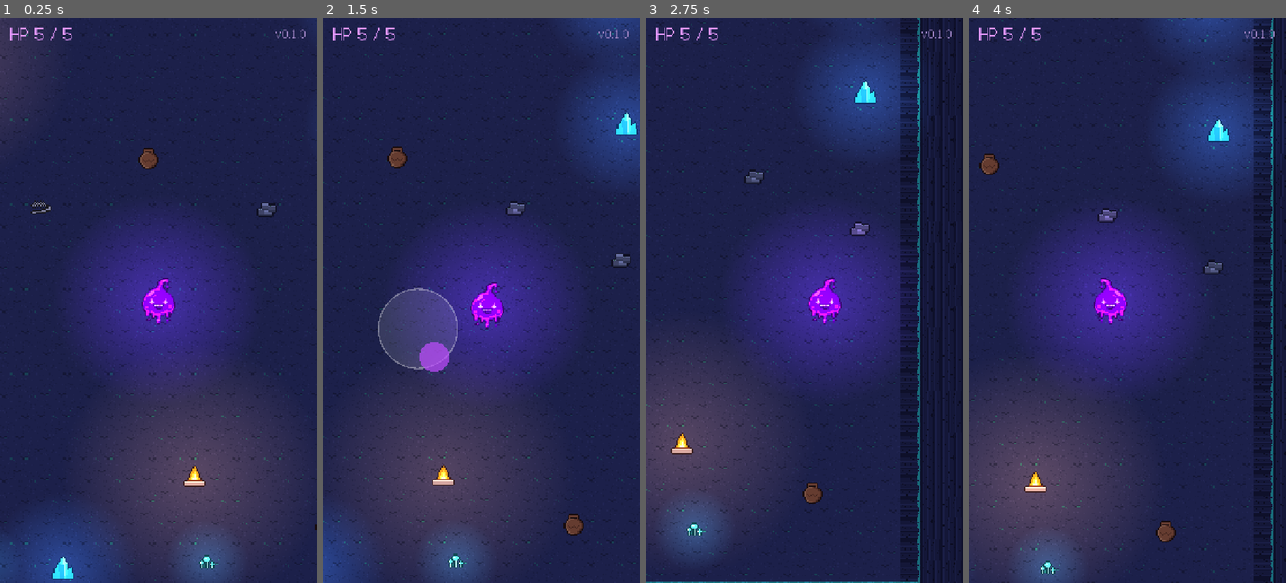
Above: before the commit, frames 1-4 (left to right).
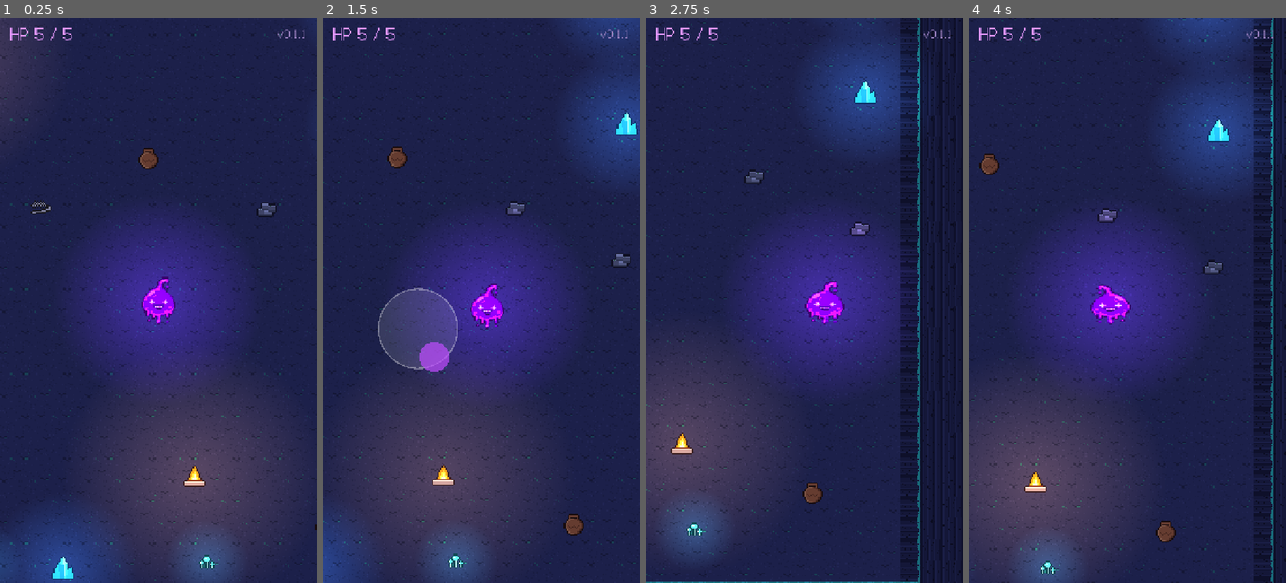
Above: after the commit, the same moments.

Repository: jaehyo-dev/code-red
Game: Godot game, scene res://scenes/main.tscn
The game is run twice, just before and just after one commit, with the same random seed, the same clock (stepped at 60 frames per second) and the same inputs.
Inputs (mouse positions are in pixels of both pictures, inside the frame that each line leads up to):
- Up to frame 1 (0.25 s): no input
- Up to frame 2 (1.5 s): move the mouse to (551, 272) at 0.52 s; hold Right (ui_right) 0.53-1.25 s; click (551, 272) at 0.67 s; drag from (418, 328) to (465, 413) at 1.27 s
- Up to frame 3 (2.75 s): move the mouse to (836, 176) at 2.02 s; hold Right (ui_right) from 2.03 s (still down)
- Up to frame 4 (4 s): release Right (ui_right) at 2.75 s; drag from (1111, 413) to (1032, 215) at 2.77 s; move the mouse to (1222, 385) at 3.52 s; hold Left (ui_left) from 3.53 s (still down)

The runs differ from the first frame. In frame 1, 0.2% of the frame differs, in the area x 44-97%, y 2-54%; in frame 2, 0.3%; in frame 3, 0.5%; in frame 4, 0.5%, in the area x 38-97%, y 2-54%.

Commit message:
v0.1.1: 몸 공격(촉수)과 슬라임 모션, 점액탄 제거, 계획 수정
Co-Authored-By: Claude Sonnet 5.5 <noreply@anthropic.com>

Diff:
--- a/project.godot
+++ b/project.godot
@@ -7,7 +7,7 @@
 
 config/name="코드:레드"
 config/description="보라색 슬라임 돌연변이가 무엇이든 삼켜 무기로 쓰는 모바일 웨이브 서바이벌"
-config/version="0.1.0"
+config/version="0.1.1"
 run/main_scene="res://scenes/main.tscn"
 config/features=PackedStringArray("4.7", "GL Compatibility")
 boot_splash/bg_color=Color(0.08, 0.03, 0.12, 1)
--- a/scripts/balance.gd
+++ b/scripts/balance.gd
@@ -26,13 +26,42 @@
 ## 슬라임에게서 이 거리 이상 떨어진 곳에서 나타남
 const ENEMY_SPAWN_MIN_DIST := 520.0
 
-# --- 자동 공격: 점액탄 ---
-const ATTACK_INTERVAL := 0.45
-const ATTACK_RANGE := 440.0
-const GLOB_SPEED := 560.0
-const GLOB_DAMAGE := 1
-const GLOB_RADIUS := 9.0
-const GLOB_LIFETIME := 1.2
+# --- 몸 공격 (촉수 휘두르기): 준비(웅크림) → 타격 → 복귀 → 쿨다운 ---
+## 가장 가까운 적이 이 거리(슬라임 중심 기준) 안에 들어오면 공격을 시작한다
+const MELEE_RANGE := 130.0
+## 촉수가 닿는 거리. 적의 반지름만큼 더해서 판정한다
+const MELEE_REACH := 130.0
+## 타격 부채꼴 절반 각도(도). 촉수가 이 범위를 쓸고 지나간다
+const MELEE_HALF_ARC_DEG := 55.0
+const MELEE_DAMAGE := 2
+## 맞은 적이 밀려나는 거리
+const MELEE_KNOCKBACK := 24.0
+const ATTACK_WINDUP := 0.18
+const ATTACK_STRIKE := 0.14
+const ATTACK_RECOVER := 0.22
+const ATTACK_COOLDOWN := 0.25
+## 맞은 적이 하얗게 번쩍이는 시간
+const HIT_FLASH := 0.1
+
+# --- 슬라임 모션 (늘어남·찌그러짐 비율. 0.2 = 20%) ---
+const BREATH_SPEED := 2.6
+const BREATH_AMOUNT := 0.04
+## 이동 방향으로 늘어나는 정도 / 수직으로 줄어드는 정도
+const MOVE_STRETCH := 0.18
+const MOVE_SQUASH := 0.10
+## 이동 속도를 따라가는 부드러움 (클수록 빨리 따라감)
+## 가속·감속(관성)이 변형에 미치는 정도
+const MOVE_INERTIA := 0.015
+const MOVE_FOLLOW := 10.0
+## 늘어남·찌그러짐 스프링: 강성, 감쇠 (감쇠가 작을수록 많이 출렁임)
+const SPRING_STIFFNESS := 220.0
+const SPRING_DAMPING := 14.0
+## 공격 준비(웅크림) / 타격(늘어남) 자세
+const WINDUP_POSE := Vector2(0.22, -0.28)
+const STRIKE_POSE := Vector2(-0.10, 0.18)
+## 맞았을 때 스프링에 주는 충격 (옆으로 퍼지고 납작해짐)
+const HIT_KICK := Vector2(9.0, -9.0)
+const PLAYER_FLASH := 0.12
 
 # --- 조작·카메라 ---
 const JOYSTICK_RADIUS := 90.0
--- a/scripts/game/enemy.gd
+++ b/scripts/game/enemy.gd
@@ -7,16 +7,21 @@
 
 var target: Player
 var hp := Balance.ENEMY_HP
+var _sprite: Sprite2D
+var _flash := 0.0
 
 
 func _ready() -> void:
 	add_to_group("enemies")
-	add_child(Art.sprite("enemy"))
+	_sprite = Art.sprite("enemy")
+	add_child(_sprite)
 	# 어두운 바닥에서도 구분되도록 주황빛 작은 조명 (스프라이트에도 밝은 외곽선이 있음)
 	add_child(Art.light(Color(1.0, 0.55, 0.3), 110.0, 0.7))
 
 
 func _process(delta: float) -> void:
+	_flash = maxf(0.0, _flash - delta)
+	_sprite.modulate = Color(2.5, 2.5, 2.5) if _flash > 0.0 else Color.WHITE
 	if target == null or target.dead:
 		return
 	var to_target := target.position - position
@@ -25,8 +30,11 @@
 		target.hit(Balance.ENEMY_DAMAGE)
 
 
-func take_damage(amount: int) -> void:
+## 피해를 받는다. from_dir 방향으로 조금 밀려나고 하얗게 번쩍인다.
+func take_damage(amount: int, from_dir := Vector2.ZERO) -> void:
 	hp -= amount
+	_flash = Balance.HIT_FLASH
+	position += from_dir * Balance.MELEE_KNOCKBACK
 	if hp <= 0:
 		died.emit()
 		queue_free()
--- a/scripts/game/glob.gd
+++ /dev/null
@@ -1,25 +0,0 @@
-class_name Glob
-extends Node2D
-## 슬라임이 쏘는 점액탄. 적에게 닿거나 벽에 닿거나 시간이 다 되면 사라진다.
-
-var direction := Vector2.RIGHT
-var arena: Arena
-var _life := Balance.GLOB_LIFETIME
-
-
-func _ready() -> void:
-	add_child(Art.sprite("glob"))
-	add_child(Art.light(Color(0.8, 0.3, 1.0), 90.0, 0.8))
-
-
-func _process(delta: float) -> void:
-	position += direction * Balance.GLOB_SPEED * delta
-	_life -= delta
-	if _life <= 0.0 or not arena.floor_rect().has_point(position):
-		queue_free()
-		return
-	for e: Enemy in get_tree().get_nodes_in_group("enemies"):
-		if position.distance_to(e.position) <= Balance.GLOB_RADIUS + Balance.ENEMY_RADIUS:
-			e.take_damage(Balance.GLOB_DAMAGE)
-			queue_free()
-			return
--- a/scripts/game/player.gd
+++ b/scripts/game/player.gd
@@ -1,6 +1,7 @@
 class_name Player
 extends Node2D
-## 보라 슬라임 (1단계). 입력 방향으로 움직이고, 가까운 적에게 점액탄을 자동으로 쏜다.
+## 보라 슬라임 (1단계). 입력 방향으로 움직이고, 가까운 적이 있으면 촉수를 휘둘러 공격한다.
+## 총알은 없다: 원거리 공격은 삼킨 아이템에서만 나온다 (v0.3.0).
 
 signal hp_changed(hp: int)
 signal died
@@ -11,13 +12,29 @@
 var hp := Balance.PLAYER_HP
 var dead := false
 var _invuln := 0.0
-var _attack_cd := 0.0
+var _flash := 0.0
+var _aim := 0.0  # 공격 방향 (라디안)
+var _attack := AttackCycle.new()
+var _motion := SlimeMotion.new()
+var _body: Node2D  # 발 기준으로 늘어나고 줄어드는 몸
 var _sprite: Sprite2D
+var _tentacle: Sprite2D
 
 
 func _ready() -> void:
+	# 촉수가 몸 뒤에서 뻗어 나오도록 먼저 추가
+	_tentacle = Art.sprite("tentacle")
+	_tentacle.centered = false
+	_tentacle.offset = Vector2(0, -_tentacle.texture.get_height() / 2.0)
+	_tentacle.visible = false
+	add_child(_tentacle)
 	_sprite = Art.sprite("slime")
-	add_child(_sprite)
+	var half_h := _sprite.texture.get_height() / 2.0
+	_sprite.position = Vector2(0, -half_h)
+	_body = Node2D.new()
+	_body.position = Vector2(0, half_h)  # 발이 노드 위치 아래에 오도록 (중심은 그대로)
+	_body.add_child(_sprite)
+	add_child(_body)
 	add_child(Art.light(Color(0.75, 0.25, 1.0), 240.0, 1.1))
 
 
@@ -25,27 +42,54 @@
 	if dead:
 		return
 	_invuln = maxf(0.0, _invuln - delta)
-	# 맞은 직후 깜빡임
-	_sprite.visible = _invuln <= 0.0 or int(_invuln * 14.0) % 2 == 0
+	_flash = maxf(0.0, _flash - delta)
+	# 피격: 번쩍임, 이후 무적 시간 동안 반투명 깜빡임
+	if _flash > 0.0:
+		_body.modulate = Color(2.5, 2.5, 2.5)
+	else:
+		_body.modulate = Color(1, 1, 1, 0.5 if _invuln > 0.0 and int(_invuln * 14.0) % 2 == 1 else 1.0)
 	position = arena.clamp_inside(position + move_input * Balance.PLAYER_SPEED * delta, Balance.PLAYER_RADIUS)
 	if move_input.x != 0.0:
 		_sprite.flip_h = move_input.x < 0.0
-	_attack_cd -= delta
-	if _attack_cd <= 0.0:
-		_fire()
+	_update_attack(delta)
+	_body.scale = _motion.update(delta, move_input, _attack.phase, _attack.progress())
 
 
-func _fire() -> void:
+func _update_attack(delta: float) -> void:
 	var points: Array = get_tree().get_nodes_in_group("enemies").map(func(e: Node2D): return e.position)
-	var target: Variant = Targeting.nearest(position, points, Balance.ATTACK_RANGE)
-	if target == null:
-		return
-	_attack_cd = Balance.ATTACK_INTERVAL
-	var g := Glob.new()
-	g.arena = arena
-	g.position = position
-	g.direction = (target - position).normalized()
-	get_parent().add_child(g)
+	var target: Variant = Targeting.nearest(position, points, Balance.MELEE_RANGE)
+	# 준비 중에는 가장 가까운 적을 따라 조준하고, 타격이 시작되면 방향을 고정한다
+	if target != null and _attack.phase in [AttackCycle.Phase.IDLE, AttackCycle.Phase.WINDUP]:
+		_aim = (target - position).angle()
+		_sprite.flip_h = cos(_aim) < 0.0
+	if _attack.update(delta, target != null):
+		_strike()
+	_pose_tentacle()
+
+
+## 타격 순간: 부채꼴 안의 모든 적에게 피해
+func _strike() -> void:
+	var dir := Vector2.from_angle(_aim)
+	for e: Enemy in get_tree().get_nodes_in_group("enemies"):
+		if Targeting.in_cone(position, dir, e.position, Balance.MELEE_REACH + Balance.ENEMY_RADIUS, deg_to_rad(Balance.MELEE_HALF_ARC_DEG)):
+			e.take_damage(Balance.MELEE_DAMAGE, dir)
+
+
+## 촉수 모양: 준비 때 몸 옆에서 살짝 말려 나오고, 타격 때 부채꼴을 쓸며 뻗고, 복귀 때 움츠러든다
+func _pose_tentacle() -> void:
+	var arc := deg_to_rad(Balance.MELEE_HALF_ARC_DEG)
+	var p := _attack.progress()
+	match _attack.phase:
+		AttackCycle.Phase.WINDUP:
+			_tentacle.rotation = _aim - arc
+			_tentacle.scale = Vector2(0.15 + 0.25 * p, 1.0)
+		AttackCycle.Phase.STRIKE:
+			_tentacle.rotation = _aim + lerpf(-arc, arc, p)
+			_tentacle.scale = Vector2(lerpf(0.4, 1.0, p), 1.0)
+		AttackCycle.Phase.RECOVER:
+			_tentacle.rotation = _aim + arc
+			_tentacle.scale = Vector2(1.0 - p, 1.0)
+	_tentacle.visible = _attack.phase != AttackCycle.Phase.IDLE
 
 
 ## 피해를 받는다. 무적 시간 중이면 무시.
@@ -54,9 +98,11 @@
 		return
 	hp = maxi(0, hp - amount)
 	_invuln = Balance.PLAYER_INVULN
+	_flash = Balance.PLAYER_FLASH
+	_motion.hit_kick()
 	hp_changed.emit(hp)
 	if hp == 0:
 		dead = true
-		_sprite.visible = true
-		_sprite.modulate = Color(1, 1, 1, 0.4)
+		_tentacle.visible = false
+		_body.modulate = Color(1, 1, 1, 0.4)
 		died.emit()
--- /dev/null
+++ b/scripts/logic/attack_cycle.gd
@@ -0,0 +1,57 @@
+class_name AttackCycle
+extends RefCounted
+## 몸 공격의 시간 흐름: 대기 → 준비(웅크림) → 타격 → 복귀 → 쿨다운. 화면과 분리된 상태 기계.
+
+enum Phase { IDLE, WINDUP, STRIKE, RECOVER }
+
+var phase := Phase.IDLE
+var _t := 0.0
+var _cooldown := 0.0
+var _hit_done := false
+
+
+## delta만큼 진행한다. 타격이 맞는 순간(타격 단계의 중간) 한 프레임만 true.
+func update(delta: float, has_target: bool) -> bool:
+	var landed := false
+	match phase:
+		Phase.IDLE:
+			_cooldown = maxf(0.0, _cooldown - delta)
+			if has_target and _cooldown <= 0.0:
+				_enter(Phase.WINDUP)
+		Phase.WINDUP:
+			_t += delta
+			if _t >= Balance.ATTACK_WINDUP:
+				_enter(Phase.STRIKE)
+		Phase.STRIKE:
+			_t += delta
+			if not _hit_done and _t >= Balance.ATTACK_STRIKE * 0.5:
+				_hit_done = true
+				landed = true
+			if _t >= Balance.ATTACK_STRIKE:
+				_enter(Phase.RECOVER)
+		Phase.RECOVER:
+			_t += delta
+			if _t >= Balance.ATTACK_RECOVER:
+				_cooldown = Balance.ATTACK_COOLDOWN
+				_enter(Phase.IDLE)
+	return landed
+
+
+## 현재 단계의 진행도 0~1
+func progress() -> float:
+	var d := _duration()
+	return 1.0 if d <= 0.0 else clampf(_t / d, 0.0, 1.0)
+
+
+func _duration() -> float:
+	match phase:
+		Phase.WINDUP: return Balance.ATTACK_WINDUP
+		Phase.STRIKE: return Balance.ATTACK_STRIKE
+		Phase.RECOVER: return Balance.ATTACK_RECOVER
+	return 0.0
+
+
+func _enter(p: Phase) -> void:
+	phase = p
+	_t = 0.0
+	_hit_done = false
--- /dev/null
+++ b/scripts/logic/slime_motion.gd
@@ -0,0 +1,44 @@
+class_name SlimeMotion
+extends RefCounted
+## 슬라임 몸의 늘어남·찌그러짐 계산 (화면과 분리). update()가 스프라이트에 곱할 scale을 돌려준다.
+## 숨쉬기 + 이동 늘어남(스프링이라 멈출 때 찌그러졌다 복귀) + 공격 자세 + 피격 충격.
+
+var _time := 0.0
+var _vel := Vector2.ZERO  # 부드럽게 따라가는 이동 입력
+var _off := Vector2.ZERO  # 스프링 변형량
+var _off_v := Vector2.ZERO
+
+
+## move: 이동 입력(길이 0~1), phase/progress: AttackCycle의 단계와 진행도
+func update(delta: float, move: Vector2, phase: int, progress: float) -> Vector2:
+	delta = minf(delta, 1.0 / 30.0)  # 프레임이 길게 끊겨도 스프링이 튀지 않게
+	_time += delta
+	var old_vel := _vel
+	_vel = _vel.lerp(move, 1.0 - exp(-Balance.MOVE_FOLLOW * delta))
+	var accel := (_vel - old_vel) / delta
+	# 방향이 갑자기 바뀌어도 _vel이 0을 지나며 이어지므로 늘어남이 자연스럽게 바뀐다
+	var ax := absf(_vel.x)
+	var ay := absf(_vel.y)
+	var target := Vector2(
+		Balance.MOVE_STRETCH * ax - Balance.MOVE_SQUASH * ay,
+		Balance.MOVE_STRETCH * ay - Balance.MOVE_SQUASH * ax)
+	# 관성: 멈추거나 꺾을 때 진행 방향이 눌리고 옆으로 퍼진다 (스프링이 출렁이며 복귀)
+	target += Balance.MOVE_INERTIA * (accel - Vector2(absf(accel.y), absf(accel.x)) * 0.6)
+	_off_v += ((target - _off) * Balance.SPRING_STIFFNESS - _off_v * Balance.SPRING_DAMPING) * delta
+	_off += _off_v * delta
+	var breath := sin(_time * Balance.BREATH_SPEED) * Balance.BREATH_AMOUNT
+	var total := _off + _attack_pose(phase, progress) + Vector2(-breath * 0.5, breath)
+	return Vector2(clampf(1.0 + total.x, 0.5, 1.6), clampf(1.0 + total.y, 0.5, 1.6))
+
+
+## 맞았을 때: 스프링에 충격을 줘서 납작하게 찌그러졌다 출렁이며 돌아온다
+func hit_kick() -> void:
+	_off_v += Balance.HIT_KICK
+
+
+func _attack_pose(phase: int, progress: float) -> Vector2:
+	match phase:
+		AttackCycle.Phase.WINDUP: return Balance.WINDUP_POSE * ease(progress, 0.4)
+		AttackCycle.Phase.STRIKE: return Balance.WINDUP_POSE.lerp(Balance.STRIKE_POSE, progress)
+		AttackCycle.Phase.RECOVER: return Balance.STRIKE_POSE.lerp(Vector2.ZERO, ease(progress, 0.5))
+	return Vector2.ZERO
--- a/scripts/logic/targeting.gd
+++ b/scripts/logic/targeting.gd
@@ -13,3 +13,11 @@
 			best_d = d
 			best = p
 	return best
+
+
+## point가 origin에서 dir 방향 부채꼴(반각 half_arc 라디안, 거리 reach 이하) 안에 있는가
+static func in_cone(origin: Vector2, dir: Vector2, point: Vector2, reach: float, half_arc: float) -> bool:
+	var to := point - origin
+	if to.length() > reach:
+		return false
+	return to.length() < 0.001 or absf(dir.angle_to(to)) <= half_arc
--- /dev/null
+++ b/tests/test_motion.gd
@@ -0,0 +1,107 @@
+extends TestCase
+## 몸 공격의 시간 흐름(AttackCycle), 슬라임 모션(SlimeMotion), 부채꼴 판정을 확인한다.
+
+const DT := 1.0 / 60.0
+
+
+func test_공격_단계가_준비_타격_복귀_쿨다운_순서로_돈다() -> void:
+	var c := AttackCycle.new()
+	assert_eq(c.phase, AttackCycle.Phase.IDLE)
+	var seen: Array = []
+	var hits := 0
+	for i in 120:
+		if c.update(DT, true):
+			hits += 1
+		if seen.is_empty() or seen[-1] != c.phase:
+			seen.append(c.phase)
+	assert_eq(seen.slice(0, 5), [AttackCycle.Phase.WINDUP, AttackCycle.Phase.STRIKE, AttackCycle.Phase.RECOVER, AttackCycle.Phase.IDLE, AttackCycle.Phase.WINDUP])
+	# 2초 동안: 한 바퀴 0.79초, 첫 타격 약 0.25초 → 0.25, 1.04, 1.83초에 3번 타격
+	assert_eq(hits, 3, "한 단계에 타격은 한 번")
+
+
+func test_대상이_없으면_공격을_시작하지_않음() -> void:
+	var c := AttackCycle.new()
+	for i in 60:
+		assert_true(not c.update(DT, false))
+	assert_eq(c.phase, AttackCycle.Phase.IDLE)
+
+
+func test_타격은_타격_단계_중간에_한_번만() -> void:
+	var c := AttackCycle.new()
+	var hit_phase := -1
+	for i in 120:
+		if c.update(DT, true):
+			hit_phase = c.phase
+			break
+	assert_eq(hit_phase, AttackCycle.Phase.STRIKE)
+
+
+func test_부채꼴_판정() -> void:
+	var arc := deg_to_rad(55.0)
+	assert_true(Targeting.in_cone(Vector2.ZERO, Vector2.RIGHT, Vector2(100, 0), 130.0, arc), "정면")
+	assert_true(Targeting.in_cone(Vector2.ZERO, Vector2.RIGHT, Vector2(80, 80), 130.0, arc), "45도")
+	assert_true(not Targeting.in_cone(Vector2.ZERO, Vector2.RIGHT, Vector2(0, 100), 130.0, arc), "90도 밖")
+	assert_true(not Targeting.in_cone(Vector2.ZERO, Vector2.RIGHT, Vector2(200, 0), 130.0, arc), "거리 밖")
+	assert_true(not Targeting.in_cone(Vector2.ZERO, Vector2.RIGHT, Vector2(-100, 0), 130.0, arc), "뒤쪽")
+
+
+func test_가만히_있으면_숨쉬듯_조금_늘었다_줄어듦() -> void:
+	var m := SlimeMotion.new()
+	var lo := 9.0
+	var hi := 0.0
+	for i in 300:
+		var s := m.update(DT, Vector2.ZERO, AttackCycle.Phase.IDLE, 0.0)
+		lo = minf(lo, s.y)
+		hi = maxf(hi, s.y)
+	assert_true(hi > 1.02 and lo < 0.98, "세로가 1 위아래로 움직임 %f~%f" % [lo, hi])
+	assert_true(hi < 1.1 and lo > 0.9, "너무 크게 흔들리지 않음")
+
+
+func test_이동하면_가로로_늘어나고_멈추면_찌그러졌다_복귀() -> void:
+	var m := SlimeMotion.new()
+	var widest := 0.0
+	for i in 60:
+		widest = maxf(widest, m.update(DT, Vector2.RIGHT, AttackCycle.Phase.IDLE, 0.0).x)
+	assert_true(widest > 1.12, "진행 방향(가로)으로 늘어남 %f" % widest)
+	var narrowest := 9.0
+	for i in 40:  # 멈춘 뒤: 스프링이 반대로 출렁인다 (가로가 1보다 줄어듦)
+		narrowest = minf(narrowest, m.update(DT, Vector2.ZERO, AttackCycle.Phase.IDLE, 0.0).x)
+	assert_true(narrowest < 0.99, "멈출 때 찌그러짐 %f" % narrowest)
+	var s := Vector2.ZERO
+	for i in 300:
+		s = m.update(DT, Vector2.ZERO, AttackCycle.Phase.IDLE, 0.0)
+	assert_true(absf(s.x - 1.0) < 0.05, "다시 원래 크기로 복귀 %f" % s.x)
+
+
+func test_방향이_갑자기_바뀌어도_프레임마다_크게_튀지_않음() -> void:
+	var m := SlimeMotion.new()
+	for i in 60:
+		m.update(DT, Vector2.RIGHT, AttackCycle.Phase.IDLE, 0.0)
+	var prev := m.update(DT, Vector2.LEFT, AttackCycle.Phase.IDLE, 0.0)
+	var worst := 0.0
+	for i in 60:
+		var s := m.update(DT, Vector2.LEFT if i < 30 else Vector2.UP, AttackCycle.Phase.IDLE, 0.0)
+		worst = maxf(worst, maxf(absf(s.x - prev.x), absf(s.y - prev.y)))
+		prev = s
+	assert_true(worst < 0.07, "한 프레임 변화가 7%% 미만 %f" % worst)
+
+
+func test_공격_준비는_웅크리고_타격은_늘어남() -> void:
+	var m := SlimeMotion.new()
+	var wind := m.update(DT, Vector2.ZERO, AttackCycle.Phase.WINDUP, 1.0)
+	var strike := m.update(DT, Vector2.ZERO, AttackCycle.Phase.STRIKE, 1.0)
+	assert_true(wind.y < 0.8 and wind.x > 1.1, "웅크림: 납작하고 넓게 %s" % wind)
+	assert_true(strike.y > 1.1 and strike.x < 0.95, "타격: 길쭉하게 %s" % strike)
+
+
+func test_피격_충격은_납작하게_찌그러뜨리고_돌아옴() -> void:
+	var m := SlimeMotion.new()
+	m.hit_kick()
+	var flattest := 9.0
+	for i in 15:
+		flattest = minf(flattest, m.update(DT, Vector2.ZERO, AttackCycle.Phase.IDLE, 0.0).y)
+	assert_true(flattest < 0.82, "납작해짐 %f" % flattest)
+	var s := Vector2.ZERO
+	for i in 300:
+		s = m.update(DT, Vector2.ZERO, AttackCycle.Phase.IDLE, 0.0)
+	assert_true(absf(s.y - 1.0) < 0.06, "복귀 %f" % s.y)
--- a/tests/test_stage.gd
+++ b/tests/test_stage.gd
@@ -42,22 +42,33 @@
 	stage.queue_free()
 
 
-func test_적이_생기고_자동_공격이_맞혀_쓰러뜨림() -> void:
+func test_적이_생기고_몸_공격이_맞혀_쓰러뜨림() -> void:
 	var stage := _make_stage()
 	await wait_frames()
 	# 시작하자마자 적이 하나 생긴다 (생성 타이머가 0에서 시작)
 	var enemies := get_tree().get_nodes_in_group("enemies")
 	assert_eq(enemies.size(), 1)
 	var e: Enemy = enemies[0]
-	e.position = stage.player.position + Vector2(200, 0)  # 사거리 안
-	stage.player._fire()
-	assert_eq(stage._world.get_children().filter(func(n): return n is Glob).size(), 1, "점액탄 발사")
-	for i in 240:  # 시간을 흘려 점액탄을 맞힘 (적 hp 3 → 3발)
+	e.target = null  # 적이 움직이지 않게 고정
+	e.position = stage.player.position + Vector2(100, 0)  # 근접 사거리 안
+	for i in 240:  # 시간을 흘려 촉수를 맞힘 (적 hp 3, 피해 2 → 2번)
 		await wait_frames()
 		if not is_instance_valid(e) or e.is_queued_for_deletion():
 			break
-		stage.player._attack_cd = 0.0
-	assert_true(not is_instance_valid(e) or e.is_queued_for_deletion(), "적이 쓰러짐 (hp 3 → 점액탄 3발)")
+	assert_true(not is_instance_valid(e) or e.is_queued_for_deletion(), "적이 쓰러짐 (hp 3, 촉수 피해 2 → 2번)")
+	stage.queue_free()
+
+
+func test_멀리_있는_적에게는_공격하지_않음() -> void:
+	var stage := _make_stage()
+	await wait_frames()
+	var e: Enemy = get_tree().get_nodes_in_group("enemies")[0]
+	e.target = null
+	e.position = stage.player.position + Vector2(Balance.MELEE_RANGE + 60.0, 0)
+	for i in 60:
+		await wait_frames()
+	assert_eq(stage.player._attack.phase, AttackCycle.Phase.IDLE, "사거리 밖이면 공격 안 함")
+	assert_eq(e.hp, Balance.ENEMY_HP, "체력 그대로")
 	stage.queue_free()
 
 
Binary file removed: assets/sprites/glob.png
Binary file added: assets/sprites/tentacle.png
Not shown, changed: assets/sprites/tentacle.png.import
Not shown, removed: scripts/game/glob.gd.uid
Not shown, added: scripts/logic/attack_cycle.gd.uid
Not shown, added: scripts/logic/slime_motion.gd.uid
Not shown, added: tests/test_motion.gd.uid
Not shown, changed: CHANGELOG.md
Not shown, changed: CLAUDE.md
Not shown, changed: CREDITS.md
Not shown, changed: GAME_SPEC.md
Not shown, changed: PROGRESS.md
